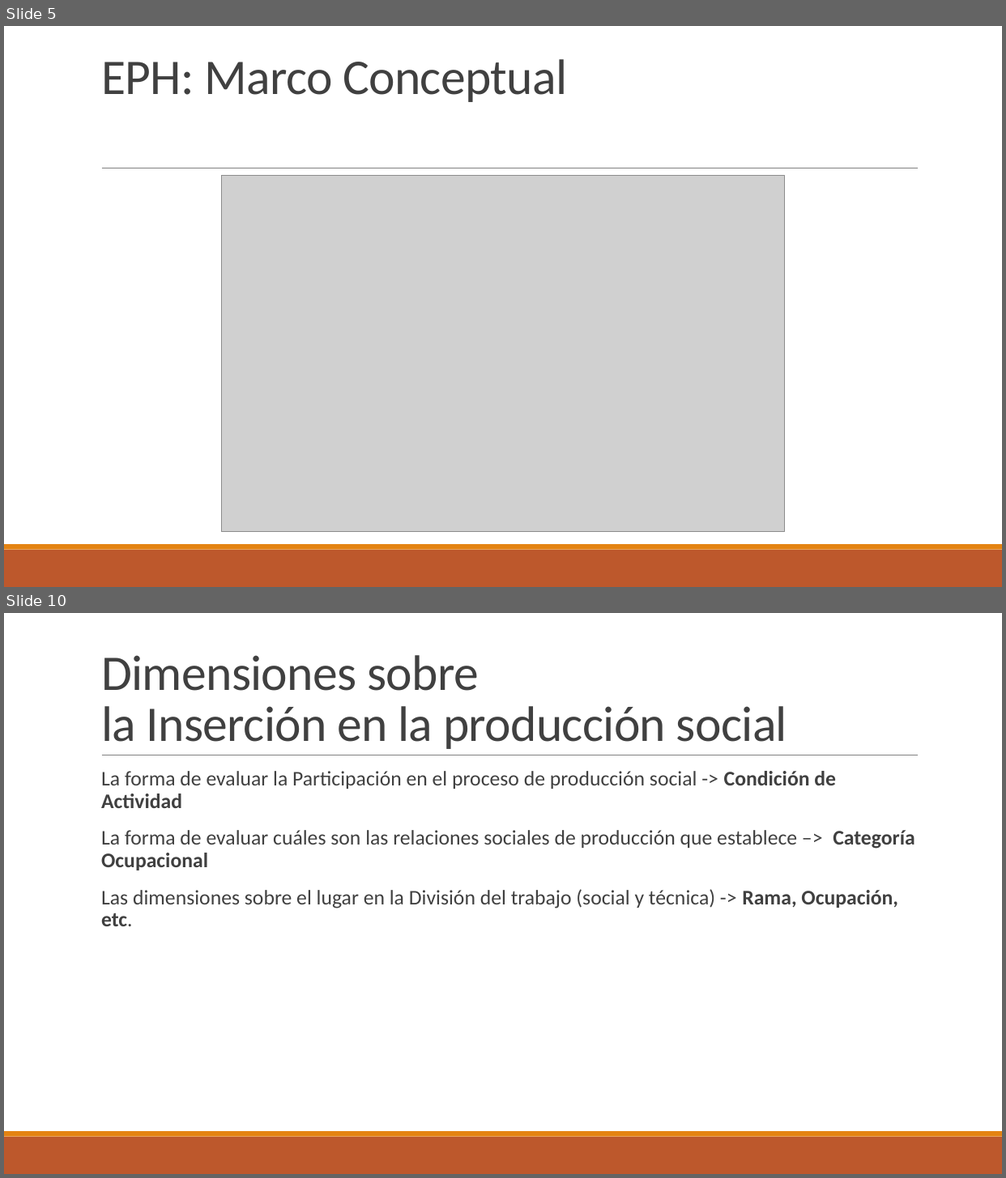
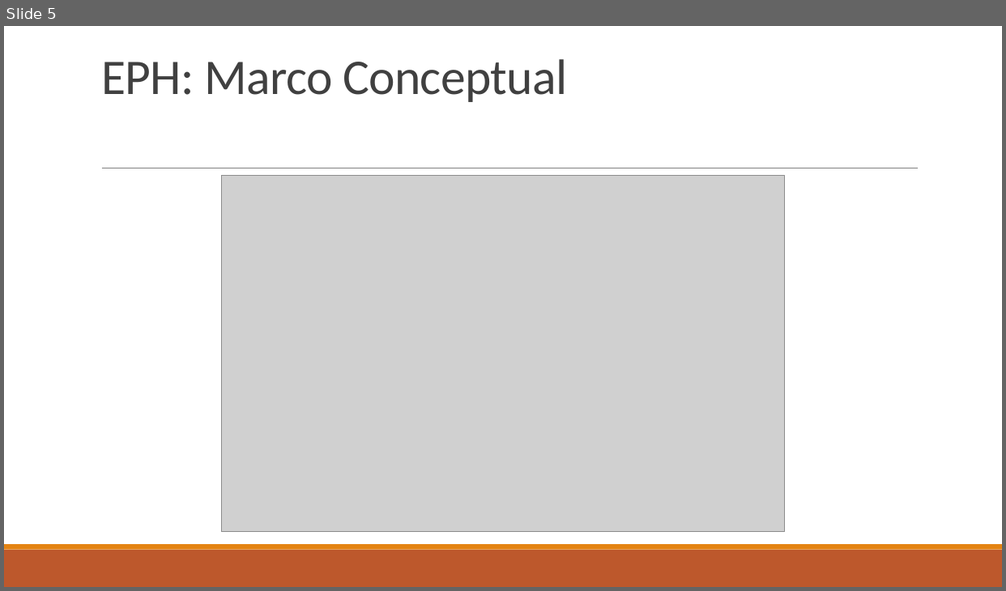
Before and after one commit to ceped-fce-uba/curso_aset, a slide deck: Clase 2 - EPH e Intro a Tidyverse/Presentación EPH.pptx. Shown one above the other, each under a label of ours: slides 5 and 10 before the commit, slide 5 after it; the slides between them are not shown. The pictures are 1006x1178 and 1006x591 pixels, drawn with LibreOffice and Linux fonts; fonts in the diff are those of the drawing; grey boxes stand for pictures. Boxes give left, top, right and bottom in pixels: in the first picture for what was removed or moved away, otherwise in the second. Text is boxed around its words. In the diff, an @@ line names an element or a change of style, - is before the commit and + after.

```diff
--- a/Clase 2 - EPH e Intro a Tidyverse/Presentación EPH.pptx
+++ b/Clase 2 - EPH e Intro a Tidyverse/Presentación EPH.pptx
@@ slide 10 removed at (4, 613, 1002, 1174), background #FFFFFF; not listed: 3 template elements that a slide beside it also shows @@
@@ title removed at (101, 655, 787, 749) @@
-Dimensiones sobre
-la Inserción en la producción social
@@ text removed at (101, 771, 914, 926) @@
-  La forma de evaluar la Participación en el proceso de producción social -> Condición de Actividad
-  La forma de evaluar cuáles son las relaciones sociales de producción que establece –> Categoría Ocupacional
-  Las dimensiones sobre el lugar en la División del trabajo (social y técnica) -> Rama, Ocupación, etc.
```
Also in this commit, not shown: 9 slides changed, 2 slides added, 2 other slides removed, 7 other files.
